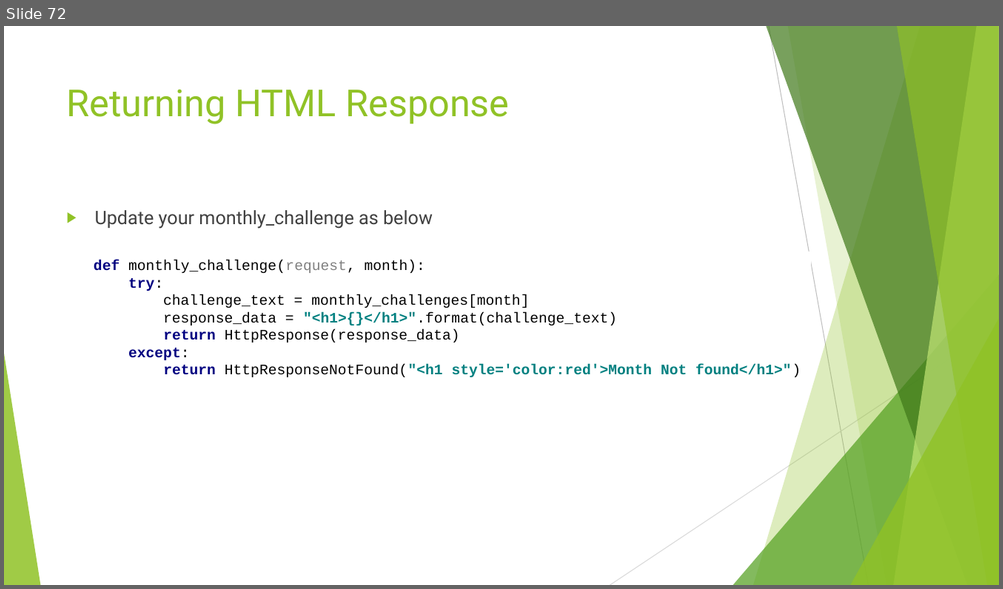
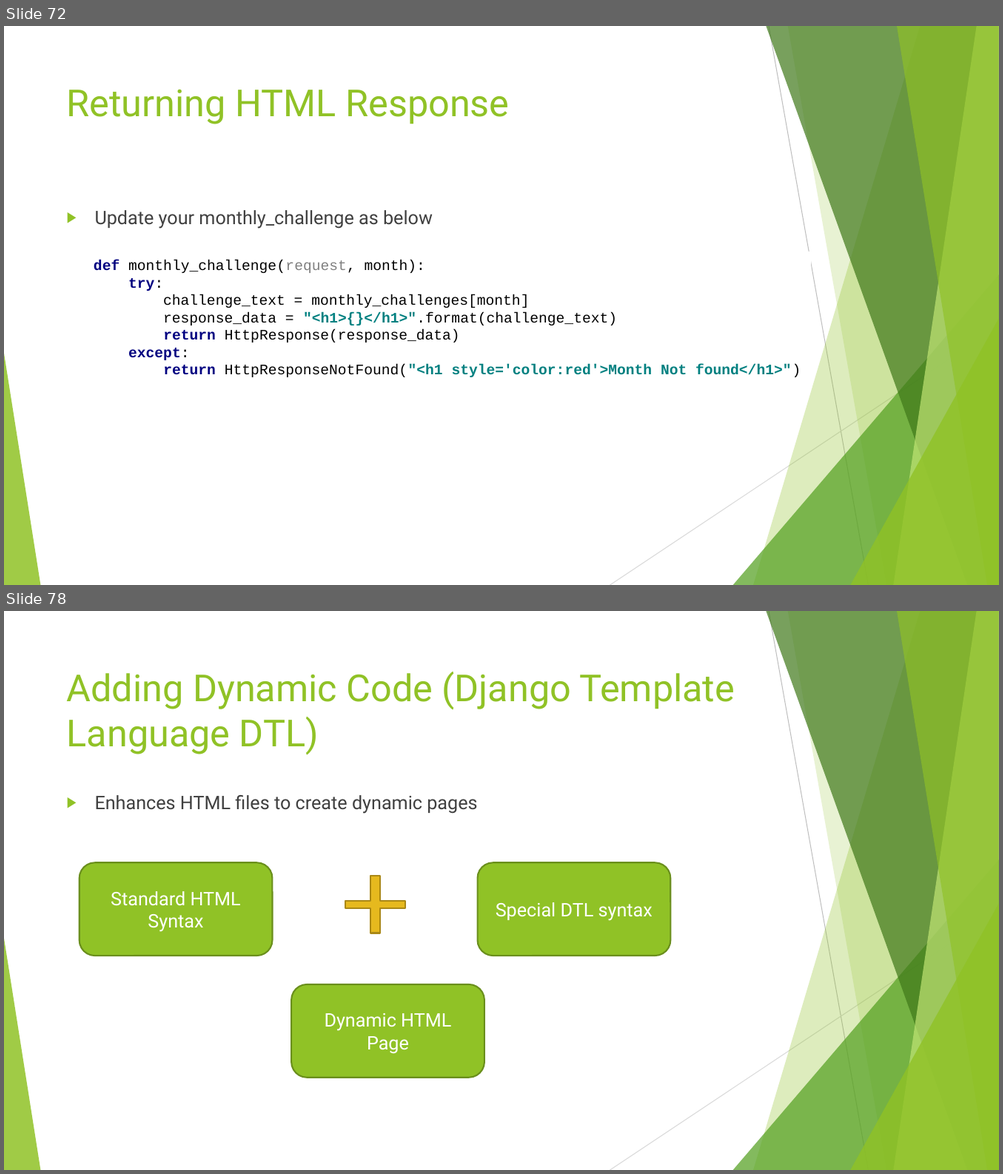
Before and after one commit to edyoda/PD-281220-Session-Code, a slide deck: Django EdYoda.pptx. Shown one above the other, each under a label of ours: slide 72 before the commit, slides 72 and 78 after it; the slides between them are not shown. The pictures are 1003x589 and 1003x1174 pixels, drawn with LibreOffice and Linux fonts; fonts in the diff are those of the drawing. Boxes give left, top, right and bottom in pixels: in the first picture for what was removed or moved away, otherwise in the second. Text is boxed around its words. In the diff, an @@ line names an element or a change of style, - is before the commit and + after.

Commit message:
Templates

```diff
--- a/Django EdYoda.pptx
+++ b/Django EdYoda.pptx
@@ slide 78 added at [4,611,999,1170], background #FFFFFF; not listed: 10 template elements that a slide beside it also shows @@
@@ title added at [67,672,735,755], 36 pt, text #90C226 @@
+Adding Dynamic Code (Django Template Language DTL)
@@ text added at [95,795,477,814], 18 pt, text #404040 @@
+▶ Enhances HTML files to create dynamic pages
@@ rounded rectangle added at [79,863,273,957], fill #90C226, outline #6B901C 1.5 pt, 18 pt, text #FFFFFF @@
+Standard HTML Syntax
@@ plus added at [346,876,405,934], fill #E6B91E, outline #AA8916 1.5 pt @@
@@ rounded rectangle added at [477,863,670,957], fill #90C226, outline #6B901C 1.5 pt, 18 pt, text #FFFFFF @@
+Special DTL syntax
@@ rounded rectangle added at [291,985,484,1078], fill #90C226, outline #6B901C 1.5 pt, 18 pt, text #FFFFFF @@
+Dynamic HTML Page
```
Also in this commit, not shown: 12 other slides added, 18 other files.
